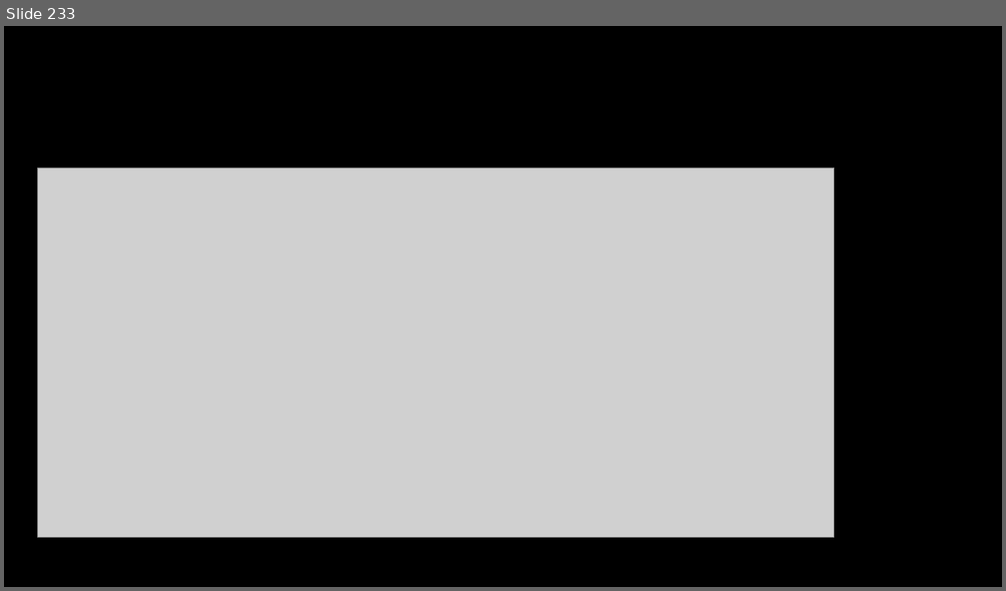
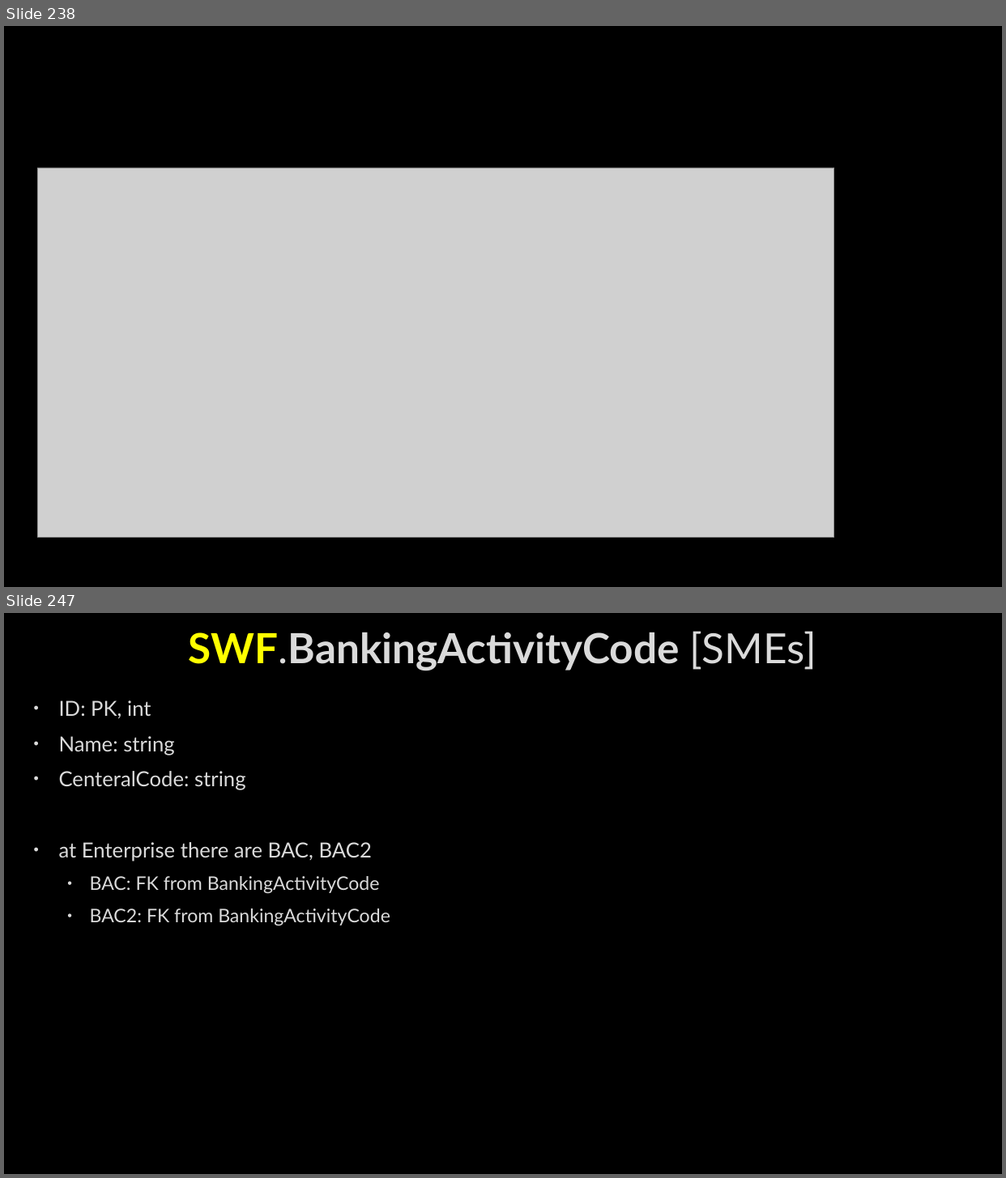
Before and after one commit to AhmedMohamedSamir1/Summary, a slide deck: Dot Net/Business.pptx. Shown one above the other, each under a label of ours: slide 233 before the commit, slides 238 and 247 after it; the slides between them are not shown. The pictures are 1006x591 and 1006x1178 pixels, drawn with LibreOffice and Linux fonts; fonts in the diff are those of the drawing; grey boxes stand for pictures; background and template pictures are left out. Boxes give left, top, right and bottom in pixels: in the first picture for what was removed or moved away, otherwise in the second. Text is boxed around its words. In the diff, an @@ line names an element or a change of style, - is before the commit and + after.

```diff
--- a/Dot Net/Business.pptx
+++ b/Dot Net/Business.pptx
@@ slide 247 added at [4,613,1002,1174], background picture (left out) @@
@@ title added at [189,631,816,671], 40 pt, text #DADADA, bold @@
+SWF.BankingActivityCode [SMEs]
@@ text added at [59,700,390,926], 20 pt, text #DADADA @@
+• ID: PK, int
+• Name: string
+• CenteralCode: string
+• at Enterprise there are BAC, BAC2
+  • BAC: FK from BankingActivityCode
+  • BAC2: FK from BankingActivityCode
@@ what was slide 233 is now slide 238 @@
```
Also in this commit, not shown: 7 slides changed, 10 other slides added, 1 slide removed, 5 other files.
